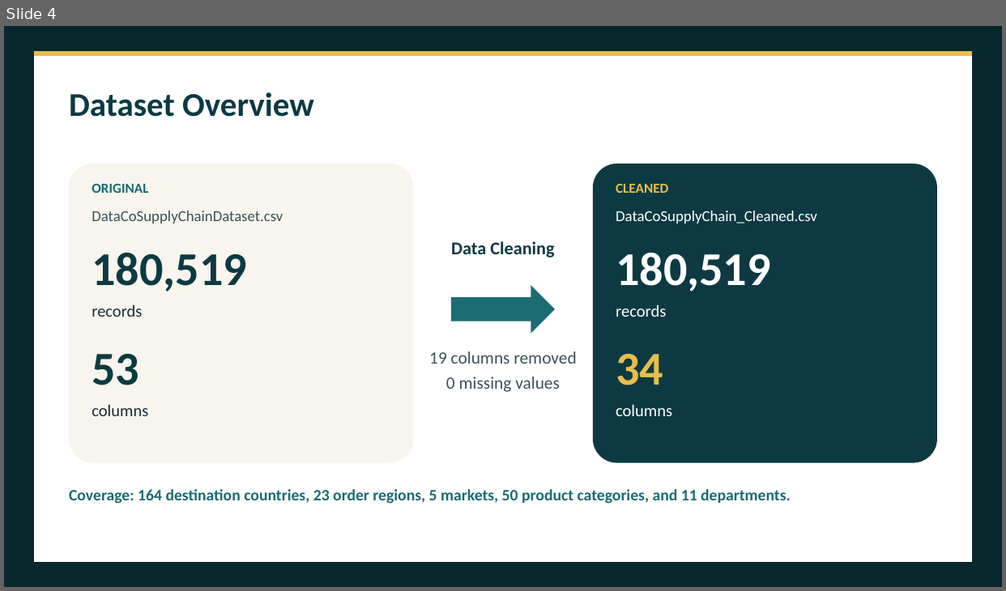
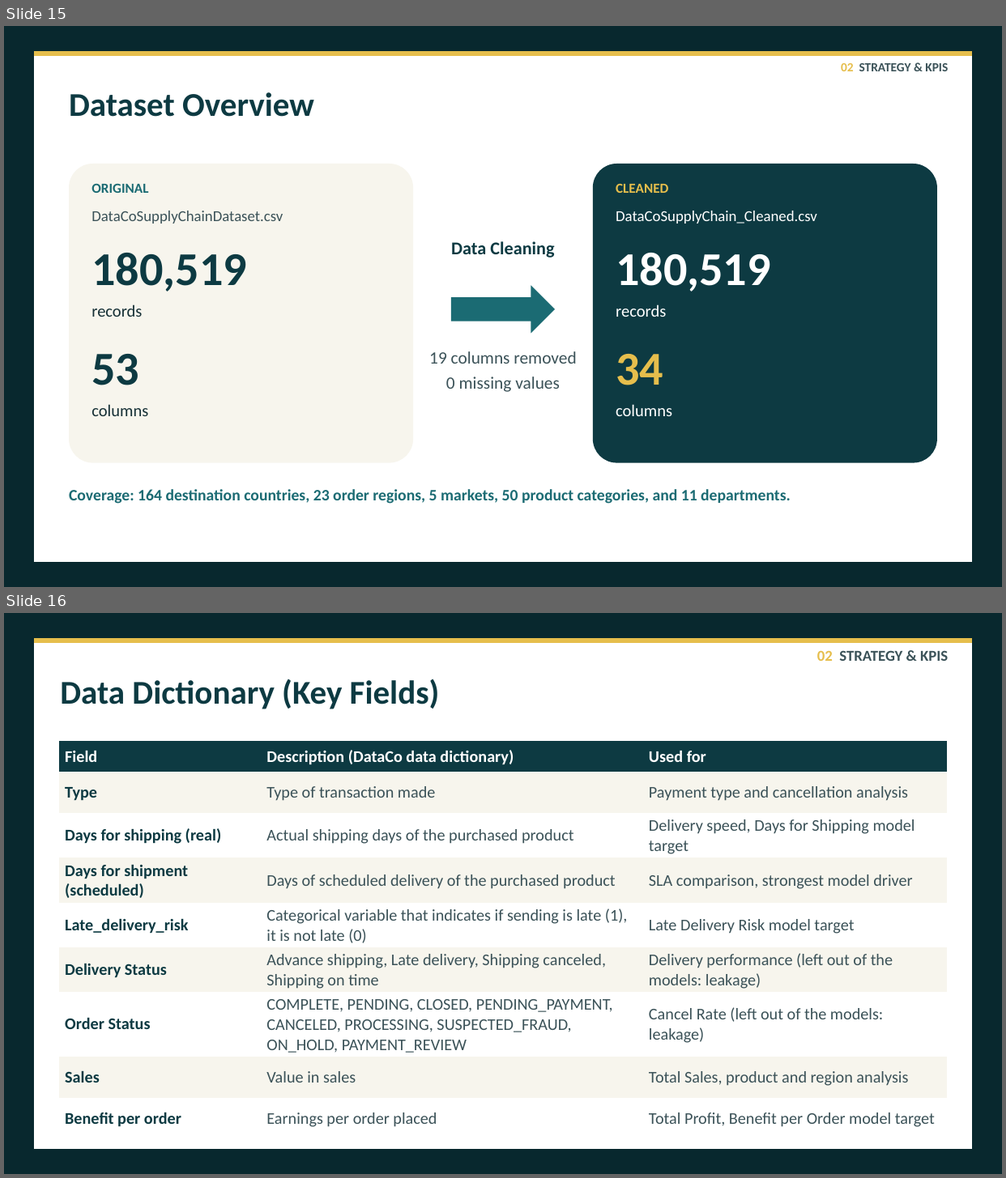
Before and after one commit to Team5-Depi/Supply-Chain-Dataset-Analysis-Final_Project, a slide deck: Presentation/Supply_Chain_Dataset_Analysis_Presentation.pptx. Shown one above the other, each under a label of ours: slide 4 before the commit, slides 15 and 16 after it. The pictures are 1006x591 and 1006x1178 pixels, drawn with LibreOffice and Linux fonts; fonts in the diff are those of the drawing. Boxes give left, top, right and bottom in pixels: in the first picture for what was removed or moved away, otherwise in the second. Text is boxed around its words. In the diff, an @@ line names an element or a change of style, - is before the commit and + after.

```diff
--- a/Presentation/Supply_Chain_Dataset_Analysis_Presentation.pptx
+++ b/Presentation/Supply_Chain_Dataset_Analysis_Presentation.pptx
@@ slide 16 added at <box>4,613,1002,1174</box>, background #08282E @@
@@ freeform shape added at <box>34,638,972,1149</box>, fill #FFFFFF @@
@@ freeform shape added at <box>34,638,972,643</box>, fill #E6BE4C @@
@@ text added at <box>817,650,948,661</box>, 22 pt, text #3B5258, bold @@
+02 STRATEGY & KPIS
@@ text added at <box>60,679,440,709</box>, 48 pt, text #0D3A42, bold @@
+Data Dictionary (Key Fields)
@@ table added at <box>59,741,948,1131</box>, 9 rows, 3 columns @@
+Field | Description (DataCo data dictionary) | Used for
+Type | Type of transaction made | Payment type and cancellation analysis
+Days for shipping (real) | Actual shipping days of the purchased product | Delivery speed, Days for Shipping model target
+Days for shipment (scheduled) | Days of scheduled delivery of the purchased product | SLA comparison, strongest model driver
+Late_delivery_risk | Categorical variable that indicates if sending is late (1), it is not late (0) | Late Delivery Risk model target
+Delivery Status | Advance shipping, Late delivery, Shipping canceled, Shipping on time | Delivery performance (left out of the models: leakage)
+Order Status | COMPLETE, PENDING, CLOSED, PENDING_PAYMENT, CANCELED, PROCESSING, SUSPECTED_FRAUD, ON_HOLD, PAYMENT_REVIEW | Cancel Rate (left out of the models: leakage)
+Sales | Value in sales | Total Sales, product and region analysis
+Benefit per order | Earnings per order placed | Total Profit, Benefit per Order model target
@@ what was slide 4 is now slide 15 @@
@@ slide 15 changed as well @@
@@ text added at <box>841,63,948,71</box>, 18 pt, text #3B5258, bold @@
+02 STRATEGY & KPIS
```
Also in this commit, not shown: 10 other slides changed, 45 other slides added, 4 slides removed, 2 other files.
